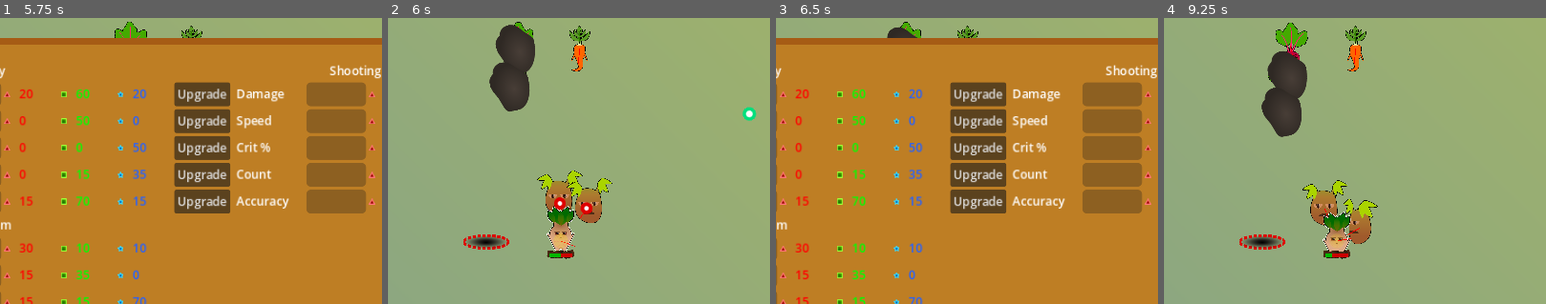
Above: before the commit, frames 1-4 (left to right).
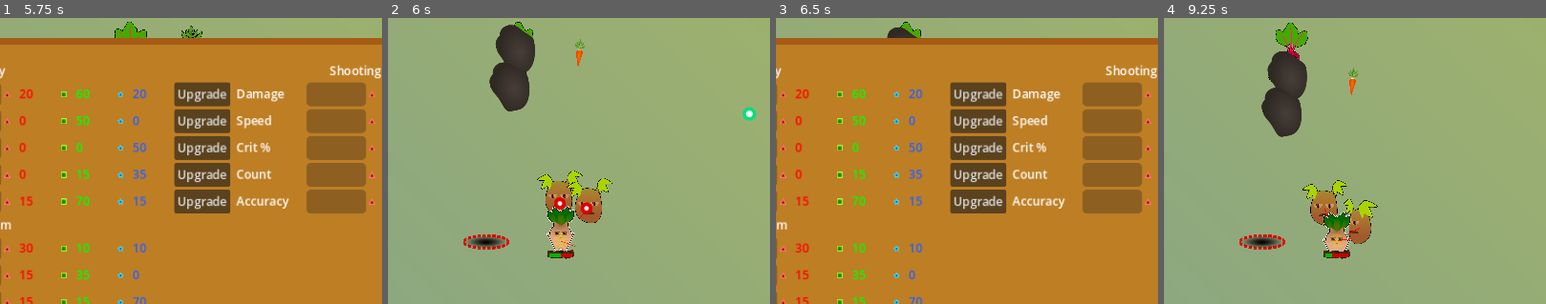
Above: after the commit, the same moments.

Repository: Zereijin/GGJ2023
Game: Godot game, scene res://main_menu/main_menu.tscn
Two runs of this game, one before a commit and one after it. Both use one fixed random seed, a clock stepped at 60 frames per second and the inputs below.
Inputs (mouse positions are % of the whole screen's width and height, from its top left):
- Up to frame 1 (5.75 s): click "Play" at 0.5 s; tap Enter at 1.25 s; move the mouse to (72, 45) at 1.27 s; press the mouse at (72, 45) at 1.28 s; hold D (right) 1.28-2 s; tap Space (shop) at 1.52, 3.77, 4.25, 5.27 s; release the mouse at (72, 45) at 2 s; click "Upgrade" at 2 s; click "Leave Shop" at 2.75 s; move the mouse to (30, 55) at 3.52 s; hold S (down) 3.53-4.28 s; click (30, 55) at 3.6 s; move the mouse to (60, 28) at 4.27 s; press the mouse at (60, 28) at 4.28 s; hold D (right) 4.28-5.03 s; move the mouse to (45, 70) at 5.02 s; release the mouse at (45, 70) at 5.03 s; hold W (up) from 5.03 s (still down); click (45, 70) at 5.1 s
- Up to frame 2 (6 s): tap Enter at 5.75 s; move the mouse to (80, 65) at 5.77 s; release W (up) at 5.78 s; press the mouse at (80, 65) at 5.78 s; hold A (left) from 5.78 s (still down)
- Up to frame 3 (6.5 s): keep holding A (left); tap Space (shop) at 6.02 s
- Up to frame 4 (9.25 s): tap Space (shop) at 6.5, 6.77, 8, 8.27, 9.02 s; move the mouse to (20, 35) at 6.52 s; release the mouse at (20, 35) at 6.53 s; click (20, 35) at 6.6 s; tap Enter at 7.25 s; move the mouse to (55, 50) at 7.27 s; release A (left) at 7.28 s; press the mouse at (55, 50) at 7.28 s; hold S (down) 7.28-8.03 s; move the mouse to (35, 25) at 8.02 s; release the mouse at (35, 25) at 8.03 s; hold D (right) 8.03-8.78 s; click (35, 25) at 8.1 s; move the mouse to (72, 45) at 8.77 s; press the mouse at (72, 45) at 8.78 s; hold W (up) from 8.78 s (still down)
The pictures show only the part of the screen within x 27-77%, y 11-61%; the shares and areas given below are measured in that part.

Frame 1 is identical in both runs. In frame 2, 0.4% of the frame differs, in the area x 47-53%, y 2-19%; in frame 3, 0.1%; in frame 4, 0.5%, in the area x 47-53%, y 2-27%.
Error before the commit: Parse Error: Could not find type "Carrot" in the current scope. (res://game/enemy/carrot/projectile.gd:23)

Commit message:
Add evolution timer and plumb to enemies

Diff:
--- a/game/enemy/avoider.gd
+++ b/game/enemy/avoider.gd
@@ -17,8 +17,8 @@
 var player: Node2D
 
 
-func configure(player: Player) -> void:
-	super(player)
+func configure(player: Player, evolution_timer: EvolutionTimer) -> void:
+	super(player, evolution_timer)
 	self.player = player
 
 
--- a/game/enemy/beet/beet.gd
+++ b/game/enemy/beet/beet.gd
@@ -14,7 +14,6 @@
 	var towards_player := player.position - position
 	gun.rotation = towards_player.angle()
 
-
 func _on_gun_firing(projectile: Projectile) -> void:
 	# Beet projectiles need a target position, not an aim direction, to work right
 	var offset_angle := randf_range(0, TAU)
--- a/game/enemy/carrot/carrot.gd
+++ b/game/enemy/carrot/carrot.gd
@@ -1,3 +1,4 @@
+class_name Carrot
 extends Avoider
 
 ## The gun
@@ -13,4 +14,5 @@
 
 func _on_gun_firing(projectile: Projectile) -> void:
 	projectile.player = player
+	projectile.evolution_timer = evolution_timer
 	queue_free()
--- a/game/enemy/carrot/projectile.gd
+++ b/game/enemy/carrot/projectile.gd
@@ -11,6 +11,9 @@
 ## The player
 var player : Player
 
+## The evolution timer
+var evolution_timer : EvolutionTimer
+
 
 func _on_damage_area_body_entered(raw_body: Node2D) -> void:
 	var body := raw_body as PhysicsBody2D
@@ -22,6 +25,6 @@
 func _land() -> void:
 	var carrot : Carrot = _carrot_prefab.instantiate()
 	carrot.position = position
-	carrot.configure(player)
+	carrot.configure(player, evolution_timer)
 	get_parent().add_child(carrot)
 	queue_free()
--- a/game/enemy/enemy.gd
+++ b/game/enemy/enemy.gd
@@ -17,10 +17,13 @@
 ## How long the enemy is paralyzed for
 var _paralyzed_for := 0.0
 
+## The evolution timer
+var evolution_timer: EvolutionTimer
+
 
 ## Configures the enemy by attaching any needed references
-func configure(_player: Player):
-	pass
+func configure(_player: Player, evolution_timer: EvolutionTimer):
+	self.evolution_timer = evolution_timer
 
 
 ## Paralyzes the enemy for a period of time
--- /dev/null
+++ b/game/enemy/evolution_timer.gd
@@ -0,0 +1,9 @@
+class_name EvolutionTimer
+extends Node
+
+## How long the game has been running for, in seconds
+var run_time := 0.0
+
+
+func _physics_process(delta: float) -> void:
+	run_time += delta
--- a/game/enemy/potato/potato.gd
+++ b/game/enemy/potato/potato.gd
@@ -12,8 +12,8 @@
 var gun := $Gun
 
 
-func configure(player: Player) -> void:
-	super(player)
+func configure(player: Player, evolution_timer: EvolutionTimer) -> void:
+	super(player, evolution_timer)
 	_player = player
 
 
--- a/game/game.tscn
+++ b/game/game.tscn
@@ -15,6 +15,7 @@
 [ext_resource type="Texture2D" uid="uid://dvutxcgcad6i5" path="res://game/resources/sprites/blue_star.png" id="7_2e3kl"]
 [ext_resource type="Script" path="res://game/game_over.gd" id="8_dnhqf"]
 [ext_resource type="Theme" uid="uid://dbf3mfbni11oq" path="res://main_menu/main_menu_theme/main_menu_theme.tres" id="8_sltvh"]
+[ext_resource type="Script" path="res://game/enemy/evolution_timer.gd" id="9_kei2x"]
 
 [sub_resource type="RectangleShape2D" id="RectangleShape2D_g6qmg"]
 size = Vector2(100, 2000)
@@ -72,7 +73,7 @@
 position = Vector2(0, 506)
 texture = ExtResource("4_x4qaj")
 
-[node name="Spawner" type="Polygon2D" parent="Garden" node_paths=PackedStringArray("warning_marker", "parent_node", "player")]
+[node name="Spawner" type="Polygon2D" parent="Garden" node_paths=PackedStringArray("warning_marker", "parent_node", "player", "evolution_timer")]
 visible = false
 z_index = 1
 color = Color(1, 0, 0, 1)
@@ -82,6 +83,7 @@
 plants = Array[PackedScene]([ExtResource("6_pid8e"), ExtResource("5_nwpon"), ExtResource("6_f1ll7")])
 parent_node = NodePath("../Objects")
 player = NodePath("../Objects/Player")
+evolution_timer = NodePath("../EvolutionTimer")
 
 [node name="SpawnerTimer" type="Timer" parent="Garden/Spawner"]
 wait_time = 15.0
@@ -90,6 +92,9 @@
 [node name="SpawnWarning" type="Sprite2D" parent="Garden"]
 visible = false
 texture = ExtResource("6_xx4cy")
+
+[node name="EvolutionTimer" type="Node" parent="Garden"]
+script = ExtResource("9_kei2x")
 
 [node name="ShopLayer" type="CanvasLayer" parent="."]
 process_mode = 3
--- a/game/spawner.gd
+++ b/game/spawner.gd
@@ -27,6 +27,10 @@
 ## The player, used for configuring monsters
 @export
 var player : Player
+
+## The evolution timer
+@export
+var evolution_timer : EvolutionTimer
 
 ## The rectangle within which plants can be spawned
 @onready
@@ -59,5 +63,5 @@
 		var spawn_pos := target_point + Vector2.from_angle(angle) * radius
 		var plant : Enemy = plants[randi_range(0, plants.size() - 1)].instantiate()
 		plant.position = spawn_pos
-		plant.configure(player)
+		plant.configure(player, evolution_timer)
 		parent_node.add_child(plant)
Not shown: 1 places in game/game.tscn that only renumber resources
